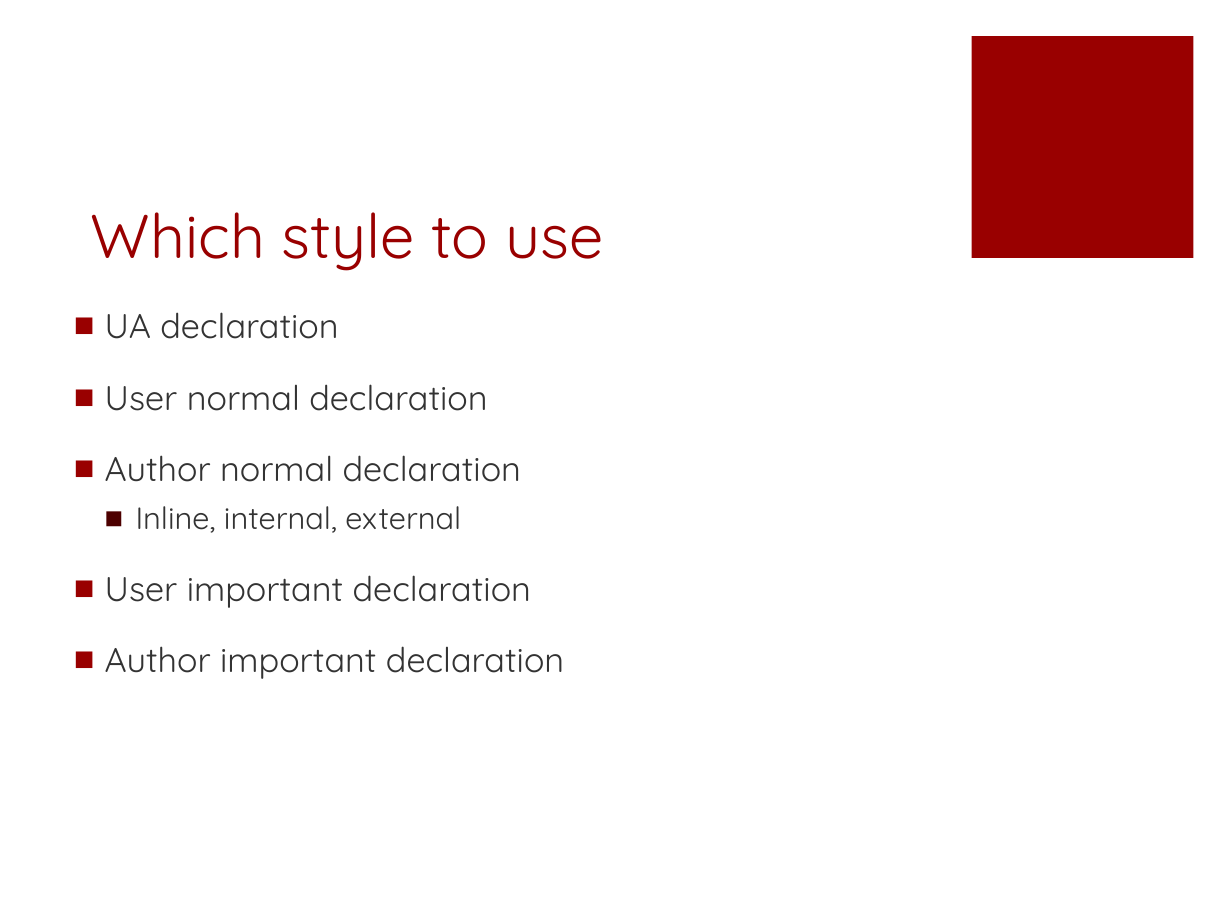
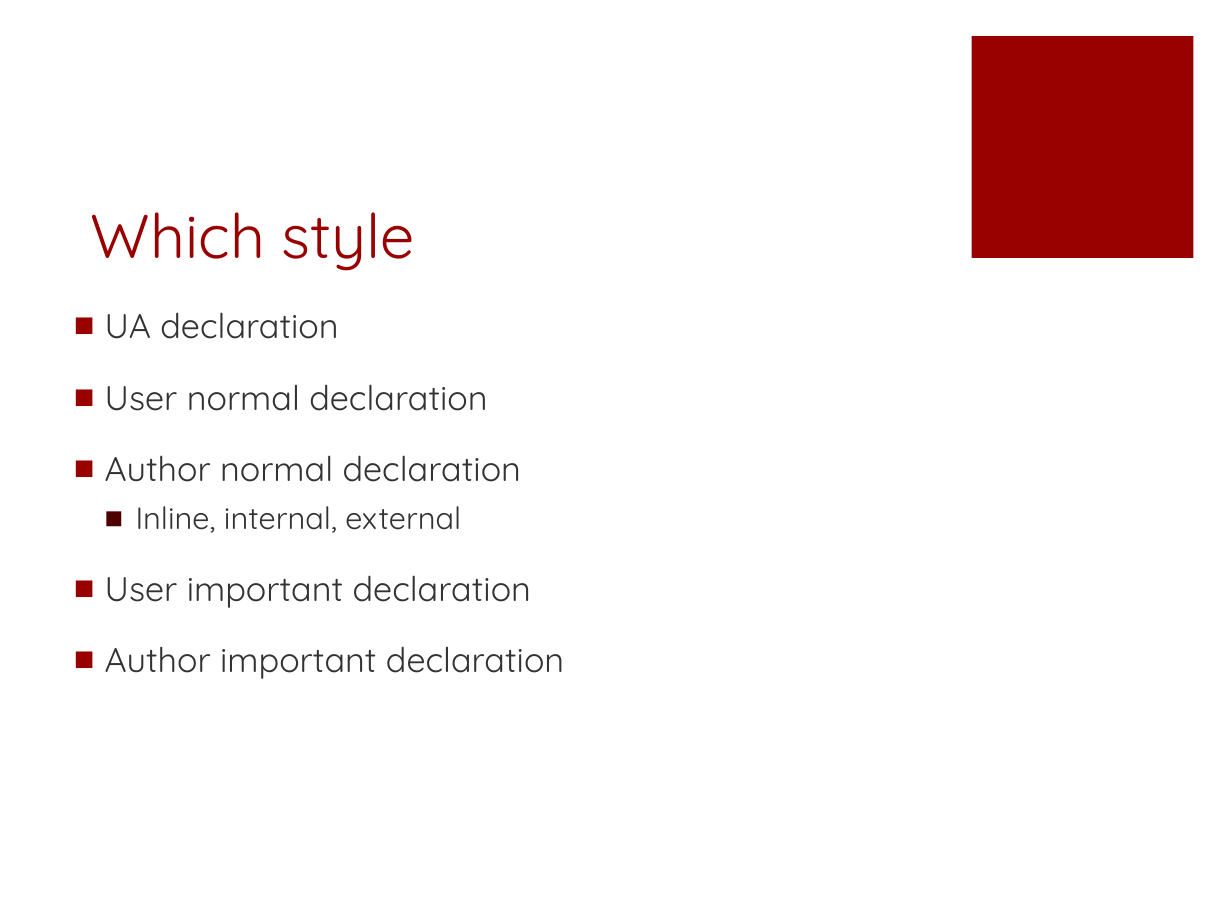
Before and after one commit to fuying/frondendtraining, a slide deck: slide 13 of CSS/CSS.pptx (slide 12 before the commit). Drawn at 1232x924 pixels with LibreOffice and Linux fonts; fonts in the diff are those of the drawing. Boxes give left, top, right and bottom in pixels: in the first picture for what was removed or moved away, otherwise in the second. Text is boxed around its words. In the diff, an @@ line names an element or a change of style, - is before the commit and + after.

```diff
--- a/CSS/CSS.pptx
+++ b/CSS/CSS.pptx
@@ title at (91,212,415,271): text changed @@
-Which style to use
+Which style
```
Also in this commit, not shown: 7 other slides changed, 4 slides added.
